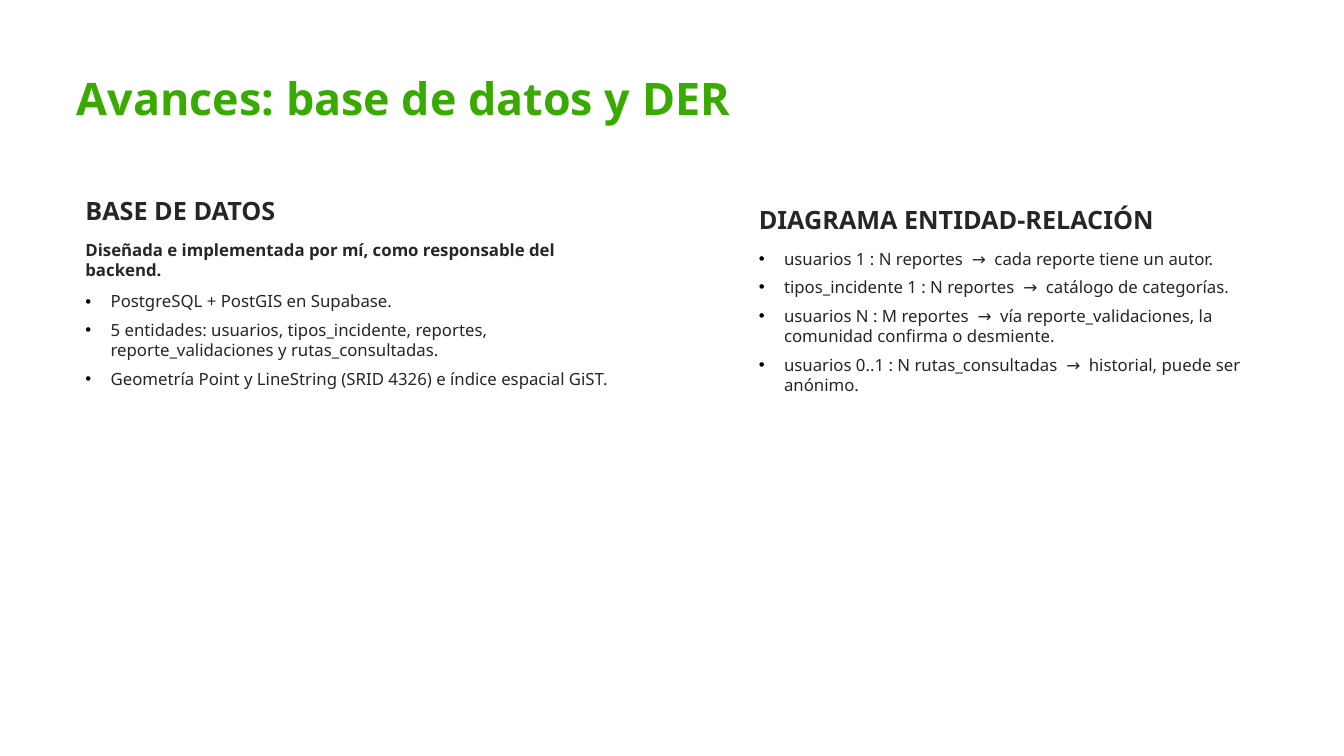
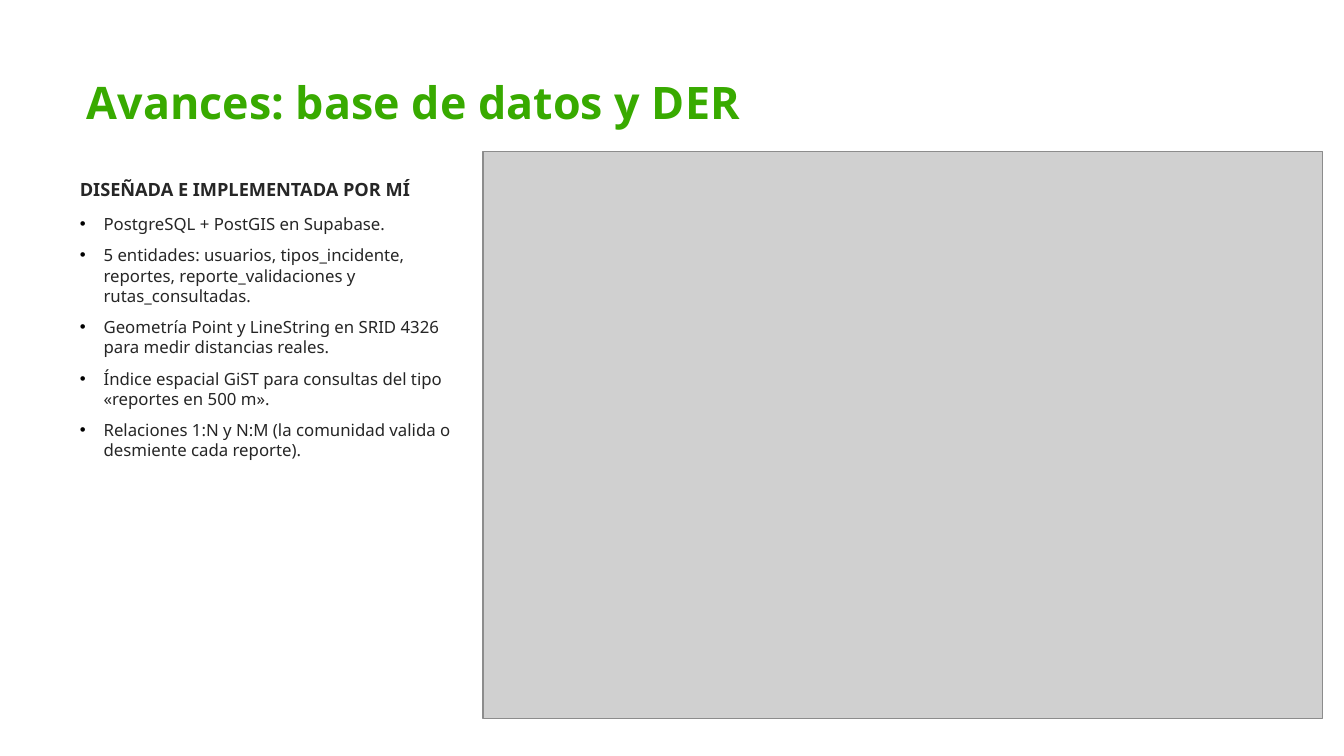
Before and after one commit to gabycastabaryo3-cmd/media-tecnica, a slide deck: slide 10 of docs/presentacion.pptx. Drawn at 1344x756 pixels with LibreOffice and Linux fonts; fonts in the diff are those of the drawing; grey boxes stand for pictures; background and template pictures are left out. Boxes give left, top, right and bottom in pixels: in the first picture for what was removed or moved away, otherwise in the second. Text is boxed around its words. In the diff, an @@ line names an element or a change of style, - is before the commit and + after.

Commit message:
Documentacion: agrega el DER exportado y actualiza la presentacion

```diff
--- a/docs/presentacion.pptx
+++ b/docs/presentacion.pptx
@@ text "Avances: base de datos y ...": place and size @@
-text "Avances: base de datos y ..." at [77, 81, 730, 126]
+text "Avances: base de datos y ..." at [87, 85, 740, 130]
@@ text "Avances: base de datos y ..." at [87, 85, 740, 130]: line spacing 0.9 to 1 @@
@@ text "DISEÑADA E IMPLEMENTADA POR MÍ": place and size @@
-text "DISEÑADA E IMPLEMENTADA POR MÍ" at [85, 201, 608, 389]
+text "DISEÑADA E IMPLEMENTADA POR MÍ" at [80, 179, 450, 460]
@@ text "DISEÑADA E IMPLEMENTADA POR MÍ" at [80, 179, 450, 460]: vertical alignment middle to top @@
@@ text at [80, 179, 410, 196]: text changed; size 12 to 13 pt @@
-BASE DE DATOS
-Diseñada e implementada por mí, como responsable del backend.
+DISEÑADA E IMPLEMENTADA POR MÍ
@@ picture added at [483, 151, 1323, 718] @@
@@ text removed at [759, 206, 1240, 391] @@
-DIAGRAMA ENTIDAD-RELACIÓN
-• usuarios 1 : N reportes → cada reporte tiene un autor.
-• tipos_incidente 1 : N reportes → catálogo de categorías.
-• usuarios N : M reportes → vía reporte_validaciones, la comunidad confirma o desmiente.
-• usuarios 0..1 : N rutas_consultadas → historial, puede ser anónimo.
@@ text at [104, 217, 405, 305]: indent changed; more space between paragraphs @@
@@ text at [104, 320, 450, 460]: text changed @@
-• Geometría Point y LineString (SRID 4326) e índice espacial GiST.
+• Geometría Point y LineString en SRID 4326 para medir distancias reales.
+• Índice espacial GiST para consultas del tipo «reportes en 500 m».
+• Relaciones 1:N y N:M (la comunidad valida o desmiente cada reporte).
```
Also in this commit, not shown: 4 other files.
